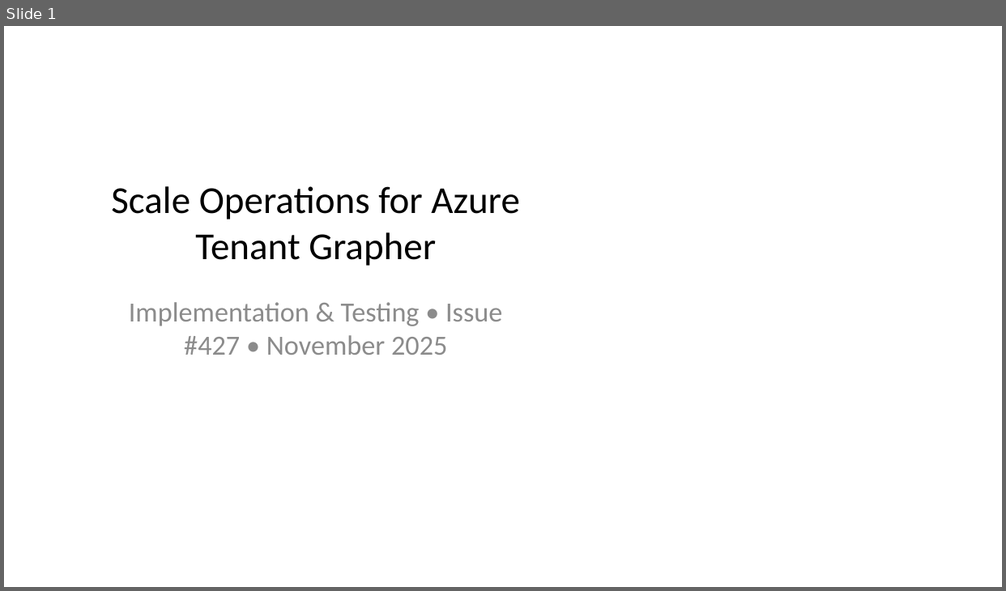
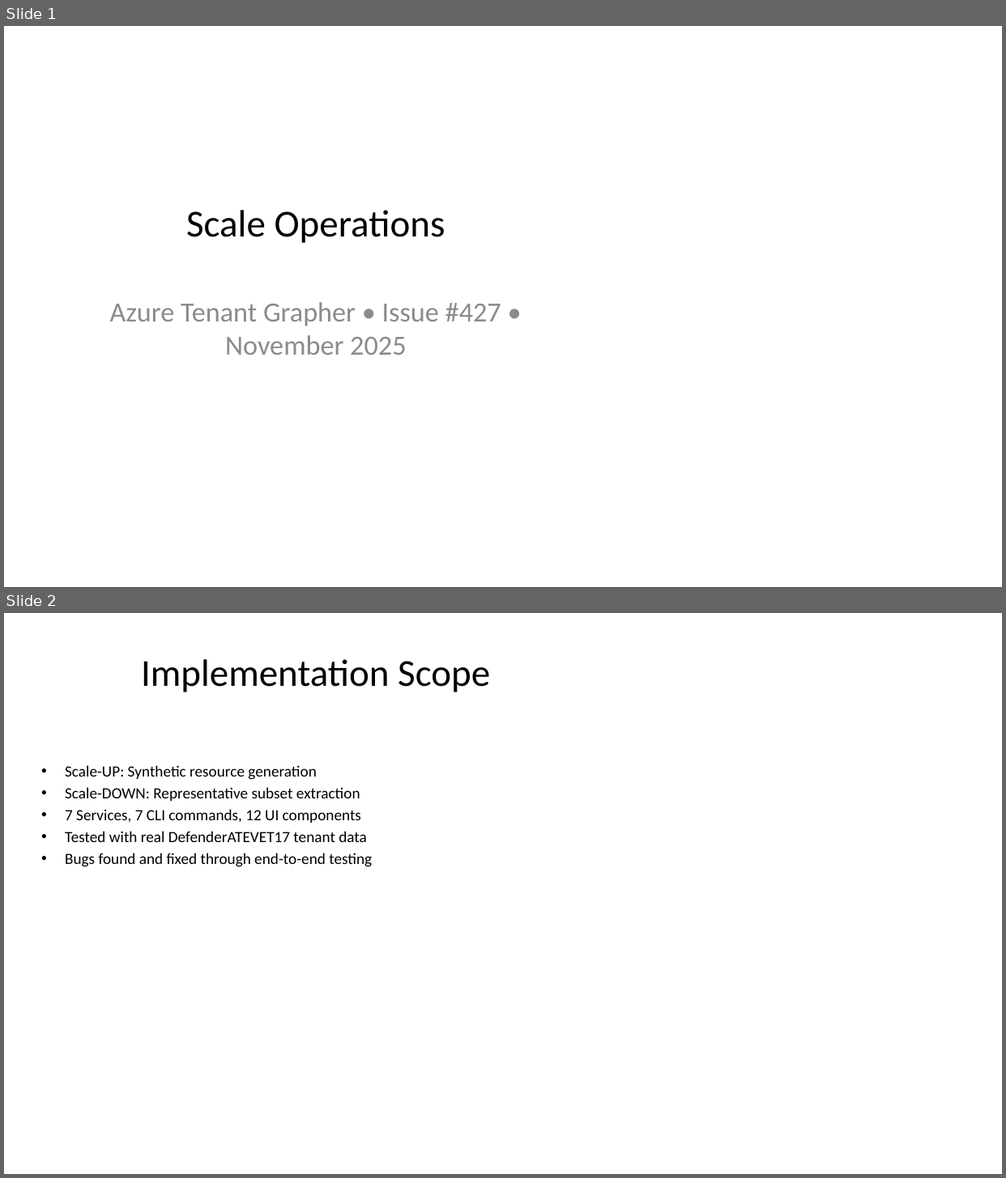
Before and after one commit to rysweet/azure-tenant-grapher, a slide deck: Scale_Operations_Implementation.pptx. Shown one above the other, each under a label of ours: slide 1 before the commit, slides 1 and 2 after it. The pictures are 1006x591 and 1006x1178 pixels, drawn with LibreOffice and Linux fonts; fonts in the diff are those of the drawing. Boxes give left, top, right and bottom in pixels: in the first picture for what was removed or moved away, otherwise in the second. Text is boxed around its words. In the diff, an @@ line names an element or a change of style, - is before the commit and + after.

```diff
--- a/Scale_Operations_Implementation.pptx
+++ b/Scale_Operations_Implementation.pptx
@@ slide 2 added at <box>4,613,1002,1174</box>, background #FFFFFF @@
@@ title added at <box>141,659,490,692</box>, 44 pt, text #000000 @@
+Implementation Scope
@@ text added at <box>65,765,372,867</box>, 18 pt, text #000000 @@
+• Scale-UP: Synthetic resource generation
+• Scale-DOWN: Representative subset extraction
+• 7 Services, 7 CLI commands, 12 UI components
+• Tested with real DefenderATEVET17 tenant data
+• Bugs found and fixed through end-to-end testing
@@ slide 1 changed as well @@
@@ title at <box>186,210,445,243</box>: text changed @@
-Scale Operations for Azure Tenant Grapher
+Scale Operations
@@ subtitle at <box>110,302,501,355</box>: text changed @@
-Implementation & Testing • Issue #427 • November 2025
+Azure Tenant Grapher • Issue #427 • November 2025
```
Also in this commit, not shown: 6 other slides changed, 2 other slides added, 22 slides removed.
